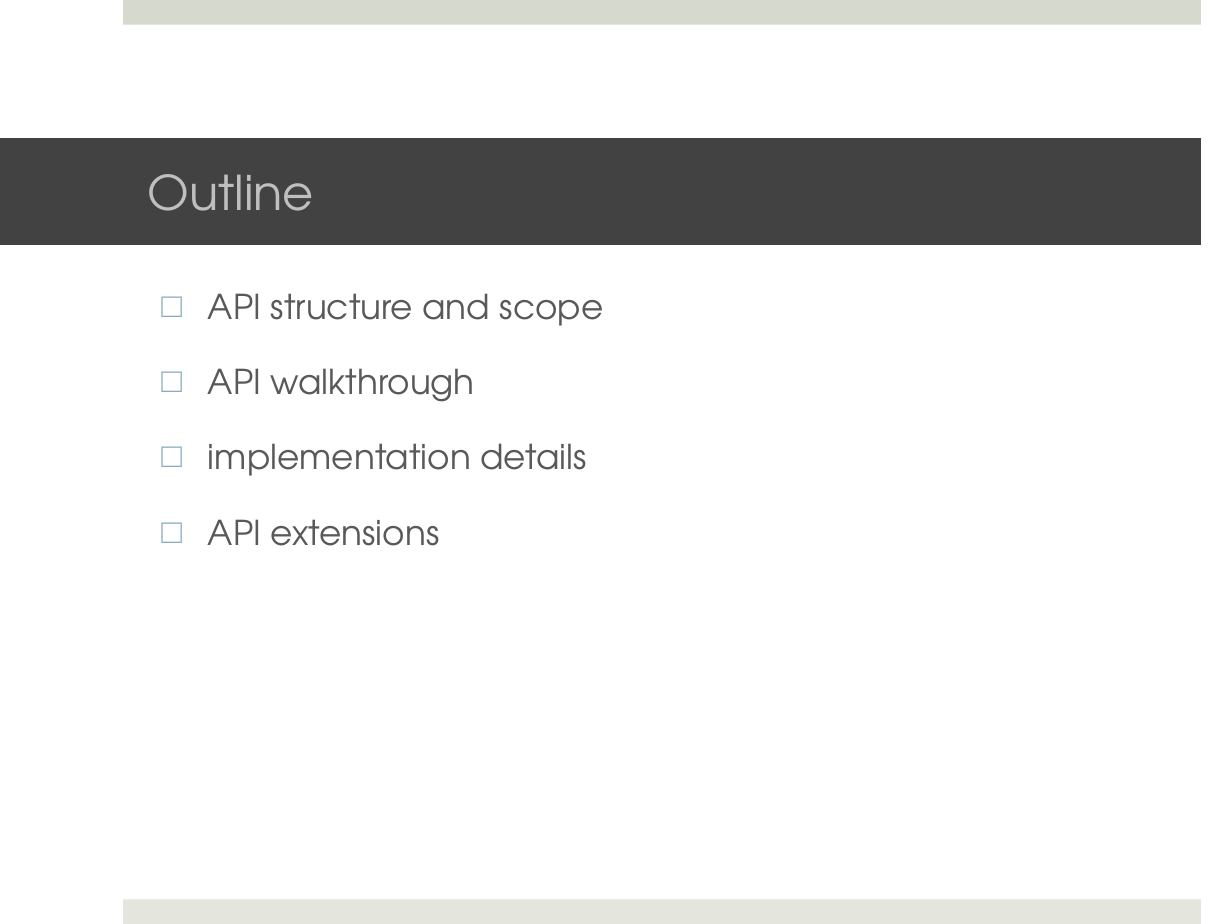
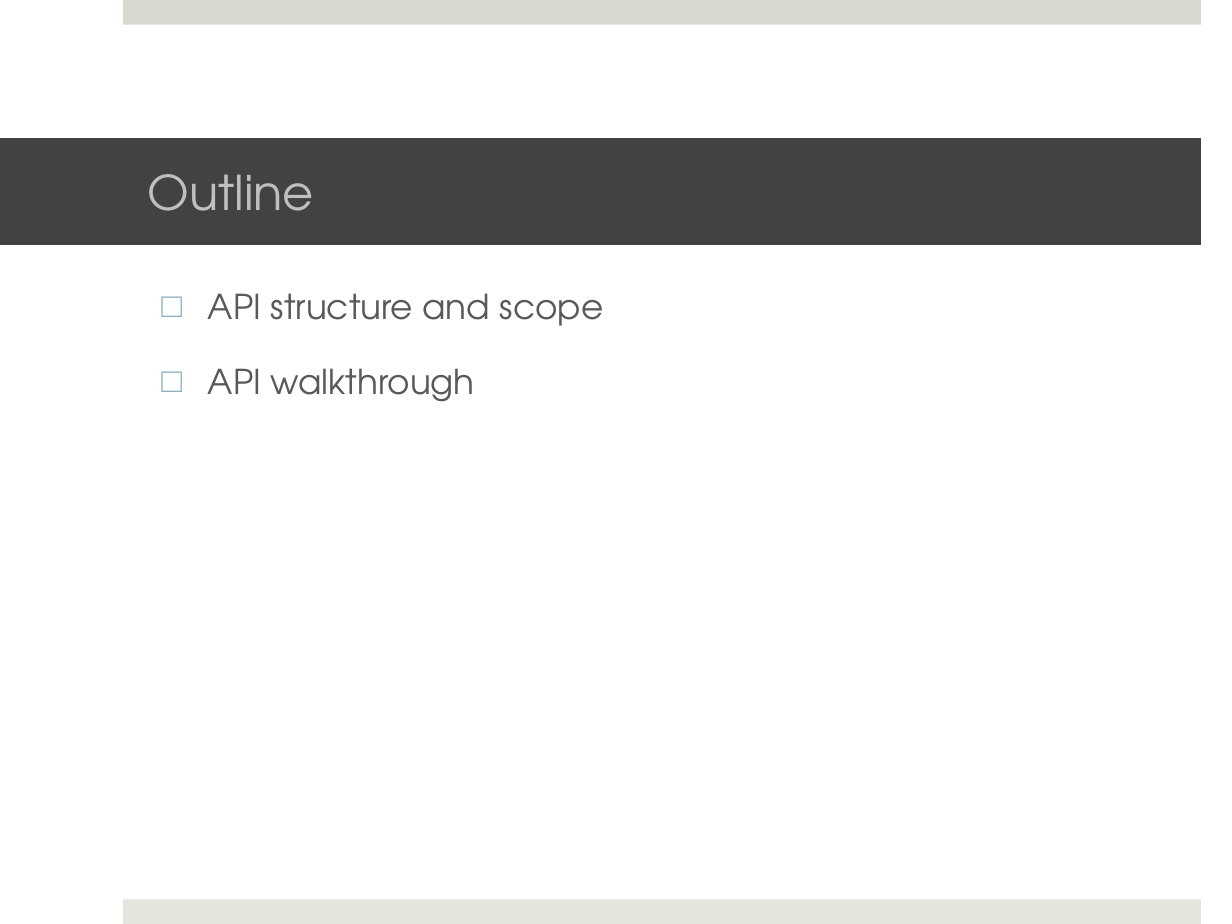
Before and after one commit to saga-project/saga-cpp-legacy-projects, a slide deck: slide 2 of tutorial/general_tutorial/API-Intro-short.pptx. Drawn at 1232x924 pixels with LibreOffice and Linux fonts; fonts in the diff are those of the drawing; background and template pictures are left out. Boxes give left, top, right and bottom in pixels: in the first picture for what was removed or moved away, otherwise in the second. Text is boxed around its words. In the diff, an @@ line names an element or a change of style, - is before the commit and + after.

Commit message:
Minor tweaks for Andre (who does not like his powerpoint, and his    powerpoint does not like him).

```diff
--- a/tutorial/general_tutorial/API-Intro-short.pptx
+++ b/tutorial/general_tutorial/API-Intro-short.pptx
@@ text at [208, 443, 586, 546]: paragraphs removed @@
-□ implementation details
-□ API extensions
```
Also in this commit, not shown: 1 other file.
